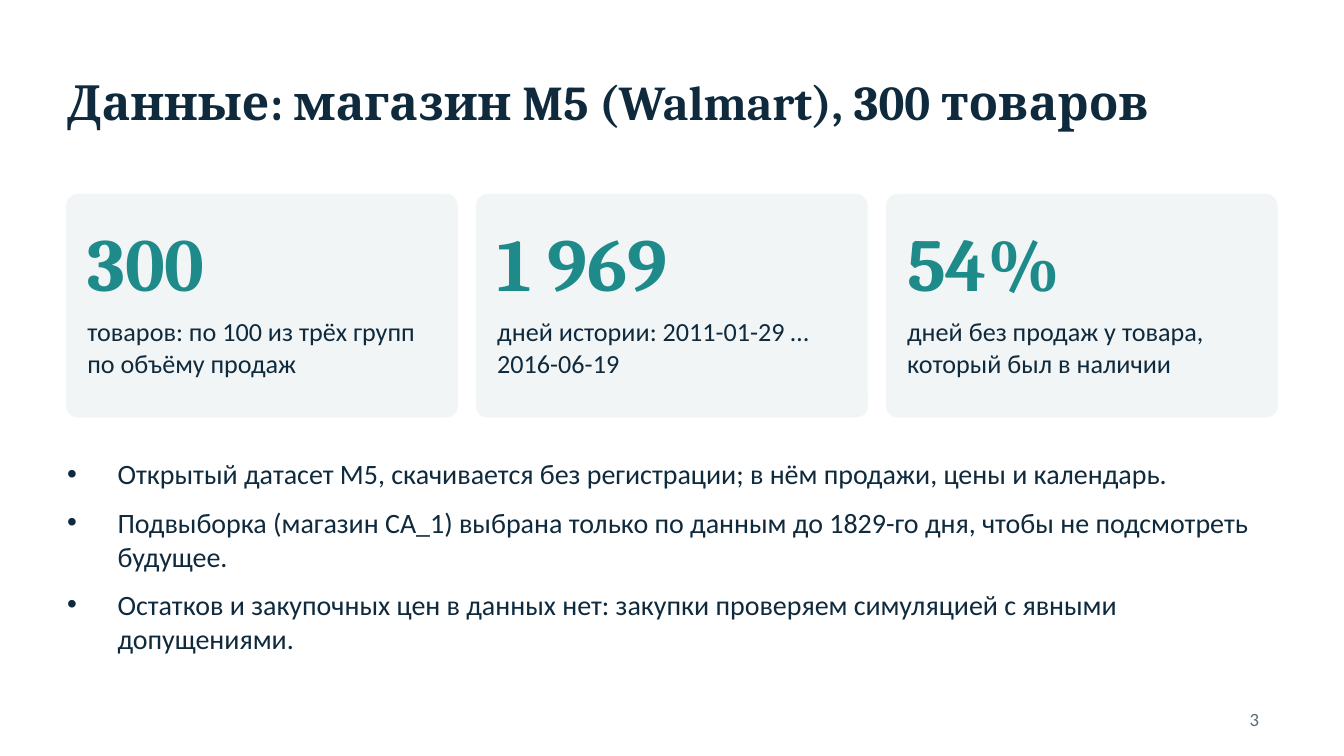
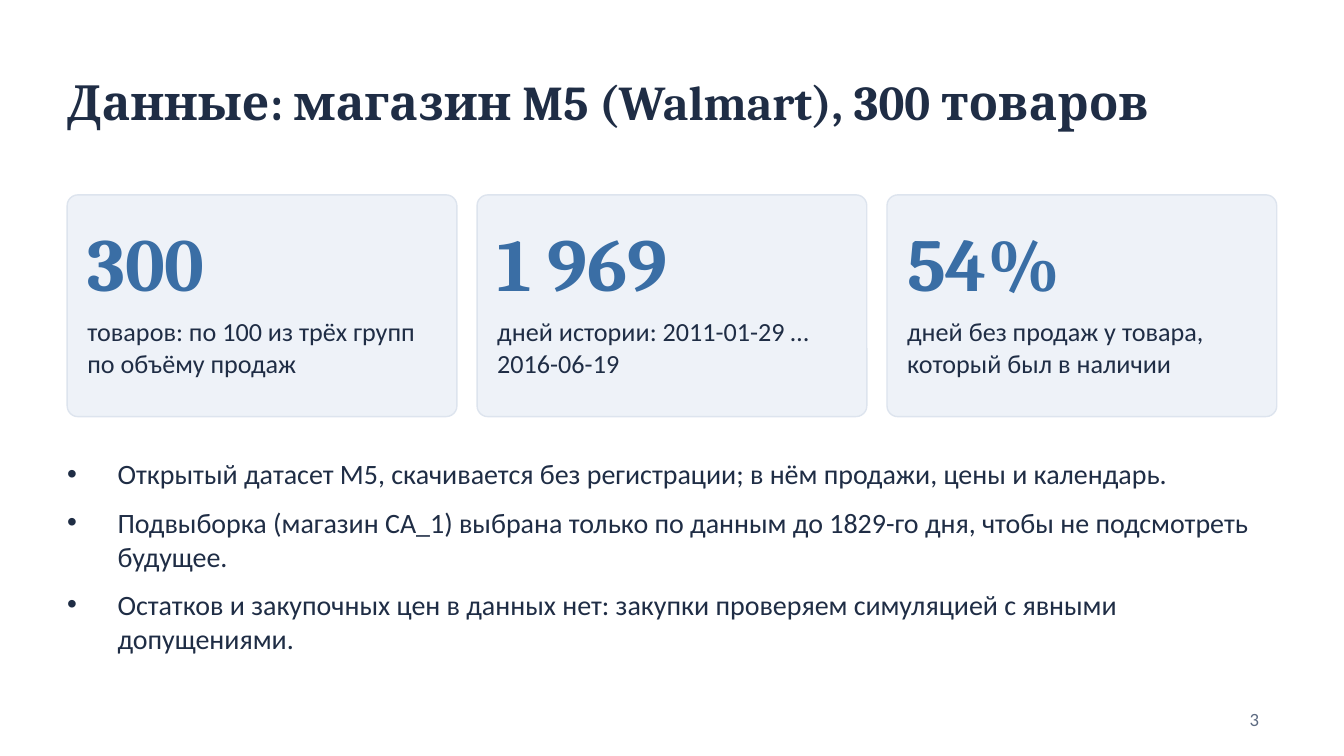
Before and after one commit to Alishershayakhmetov/demand-analyzer, a slide deck: slide 3 of docs/Demand_Copilot_slides.pptx. Drawn at 1344x756 pixels with LibreOffice and Linux fonts; fonts in the diff are those of the drawing. Boxes give left, top, right and bottom in pixels: in the first picture for what was removed or moved away, otherwise in the second. Text is boxed around its words. In the diff, an @@ line names an element or a change of style, - is before the commit and + after.

Commit message:
App: light theme, fixed right panel, no Deploy button or menu; light slide palette and new screenshots in report and deck

```diff
--- a/docs/Demand_Copilot_slides.pptx
+++ b/docs/Demand_Copilot_slides.pptx
@@ fill #F1F5F6 to #EEF2F8; outline #F1F5F6 1 pt to #DDE4EE 0.75 pt in 3 elements at (67,195,457,417), (477,195,867,417), (887,195,1277,417) @@
@@ text colour #1F8A8A to #3A6EA5 in 3 elements at (87,240,204,292), (497,240,668,292), (907,240,1060,293) @@
@@ text colour #0F2A3D to #1F2D45 in 5 elements at (67,84,1149,132), (87,323,415,378), (497,323,785,373), (907,323,1203,378), (118,465,1248,654) @@
```
Also in this commit, not shown: 12 other slides changed, 12 other files.
